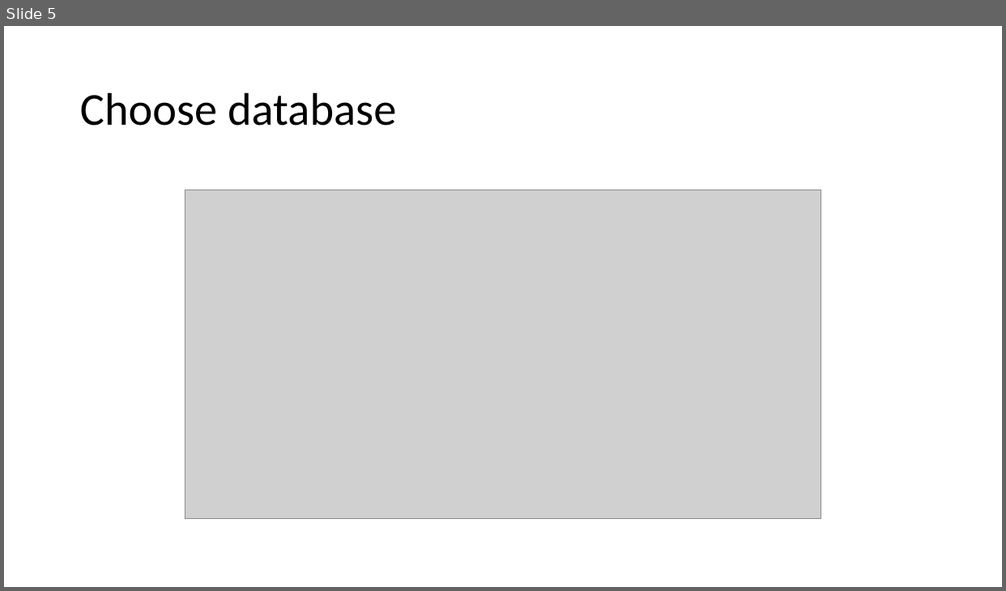
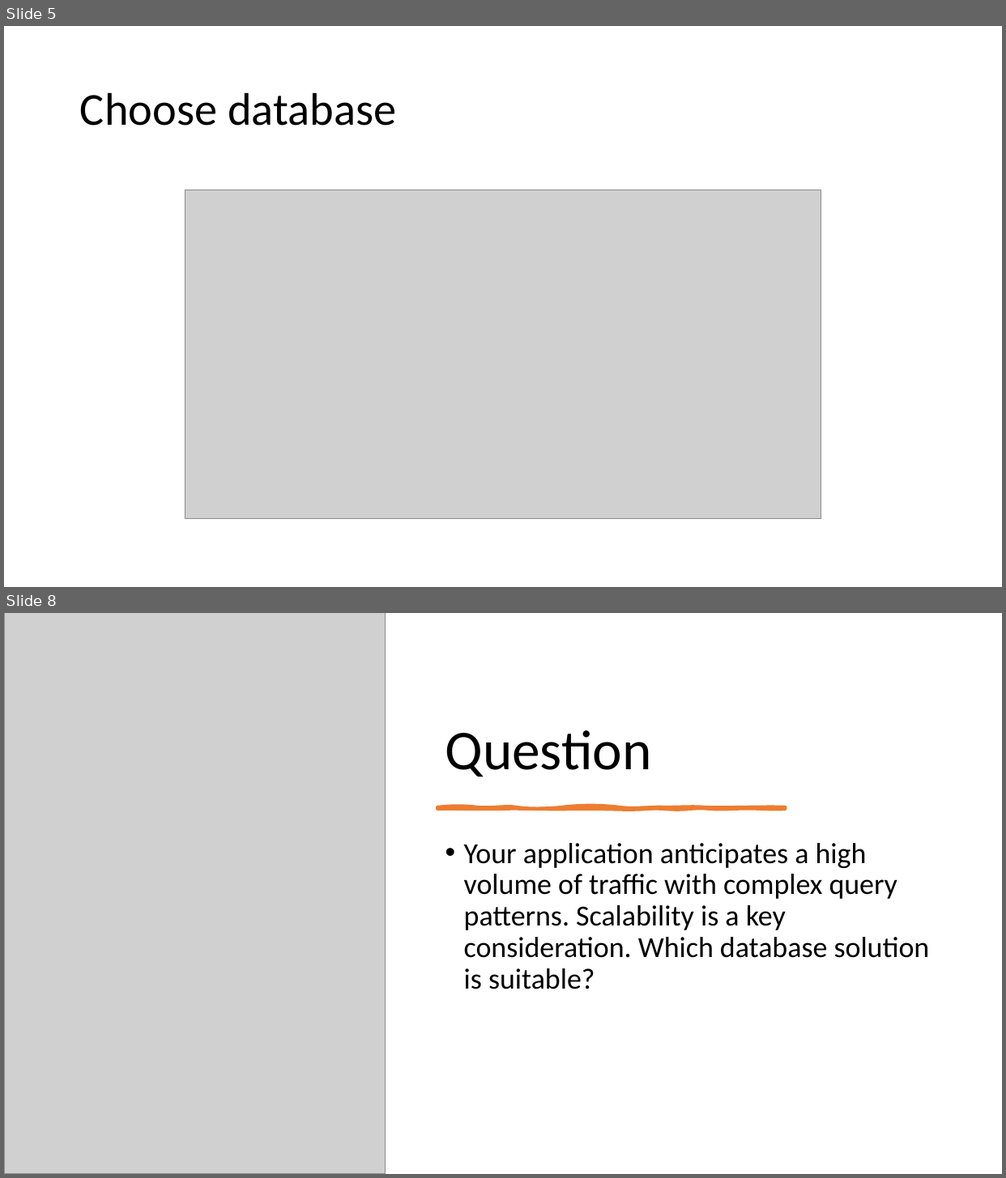
Before and after one commit to IlyaChakun/aws-iba-courses, a slide deck: lecture-materials/Databases/comparison/comparison.pptx. Shown one above the other, each under a label of ours: slide 5 before the commit, slides 5 and 8 after it; the slides between them are not shown. The pictures are 1006x591 and 1006x1178 pixels, drawn with LibreOffice and Linux fonts; fonts in the diff are those of the drawing; grey boxes stand for pictures. Boxes give left, top, right and bottom in pixels: in the first picture for what was removed or moved away, otherwise in the second. Text is boxed around its words. In the diff, an @@ line names an element or a change of style, - is before the commit and + after.

```diff
--- a/lecture-materials/Databases/comparison/comparison.pptx
+++ b/lecture-materials/Databases/comparison/comparison.pptx
@@ slide 8 added at <box>4,613,1002,1174</box>, background #FFFFFF @@
@@ picture added at <box>4,613,385,1174</box> @@
@@ title added at <box>445,730,652,777</box>, 54 pt, text #000000 @@
+Question
@@ freeform shape added at <box>437,807,785,809</box>, fill #ED7D31, outline #ED7D31 3.5 pt @@
@@ text added at <box>464,843,930,990</box>, 28 pt, text #000000 @@
+• Your application anticipates a high volume of traffic with complex query patterns. Scalability is a key consideration. Which database solution is suitable?
```
Also in this commit, not shown: 13 other slides added, 6 other files.
